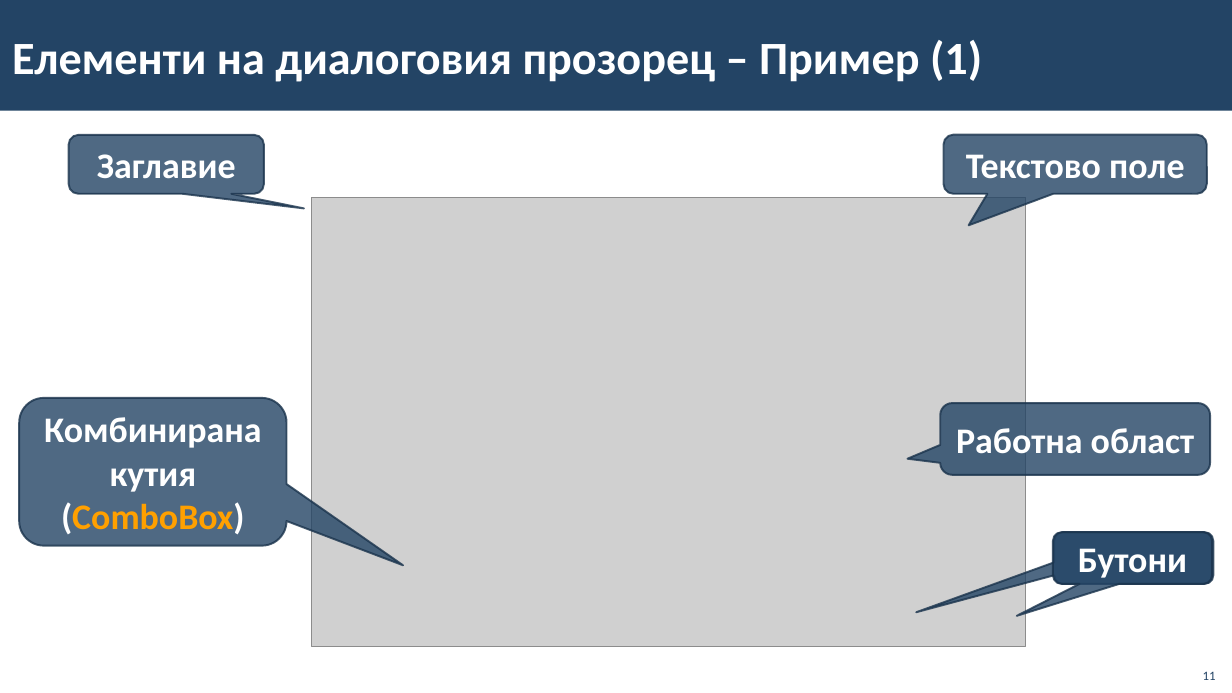
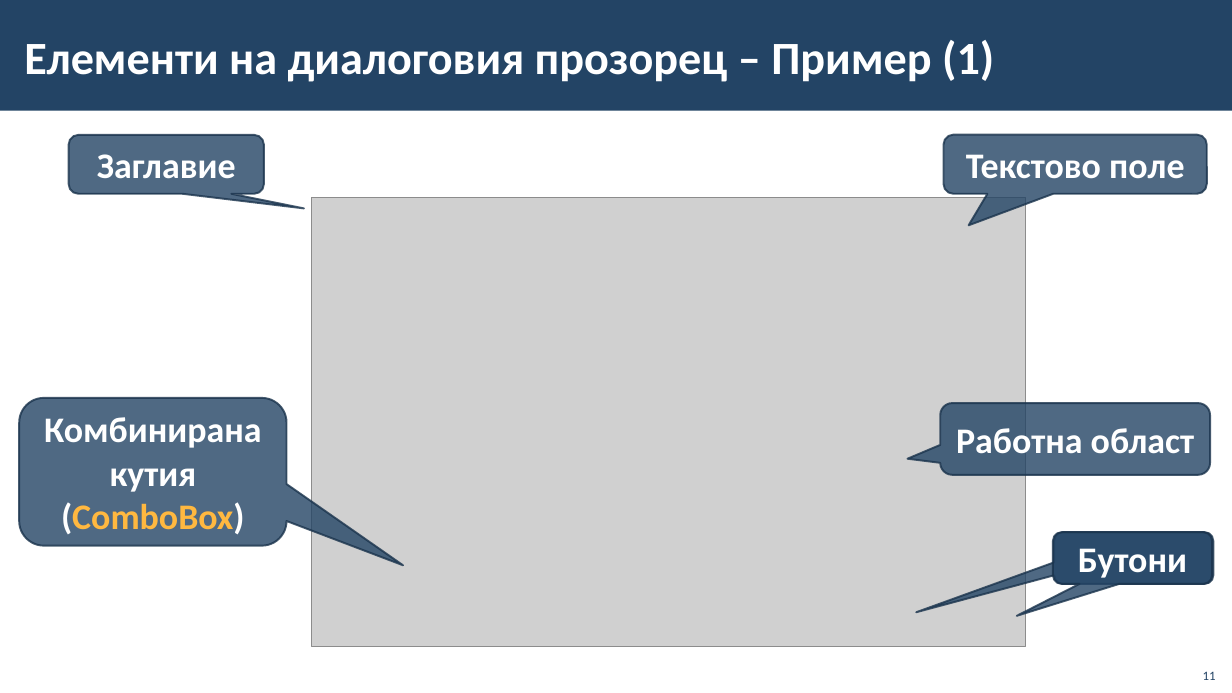
Before and after one commit to BG-IT-Edu/School-Programming, a slide deck: slide 11 of Courses/Computer-Modeling-and-IT/Computer-Modeling-and-IT-5-Class/02-User-Interface/02-User-Interface.pptx. Drawn at 1232x693 pixels with LibreOffice and Linux fonts; fonts in the diff are those of the drawing; grey boxes stand for pictures; background and template pictures are left out. Boxes give left, top, right and bottom in pixels: in the first picture for what was removed or moved away, otherwise in the second. Text is boxed around its words. In the diff, an @@ line names an element or a change of style, - is before the commit and + after.

```diff
--- a/Courses/Computer-Modeling-and-IT/Computer-Modeling-and-IT-5-Class/02-User-Interface/02-User-Interface.pptx
+++ b/Courses/Computer-Modeling-and-IT/Computer-Modeling-and-IT-5-Class/02-User-Interface/02-User-Interface.pptx
@@ title "Елементи на диалоговия прозорец – ...": place and size @@
-title "Елементи на диалоговия прозорец – ..." at box(12, 40, 982, 82)
+title "Елементи на диалоговия прозорец – ..." at box(24, 40, 994, 82)
@@ rounded speech box "Комбинирана кутия (ComboBox)" at box(19, 398, 287, 546): text colour #FFA000 to #FFB840 in "(ComboBox)" @@
```
Also in this commit, not shown: 11 other slides changed, 13 other files.
